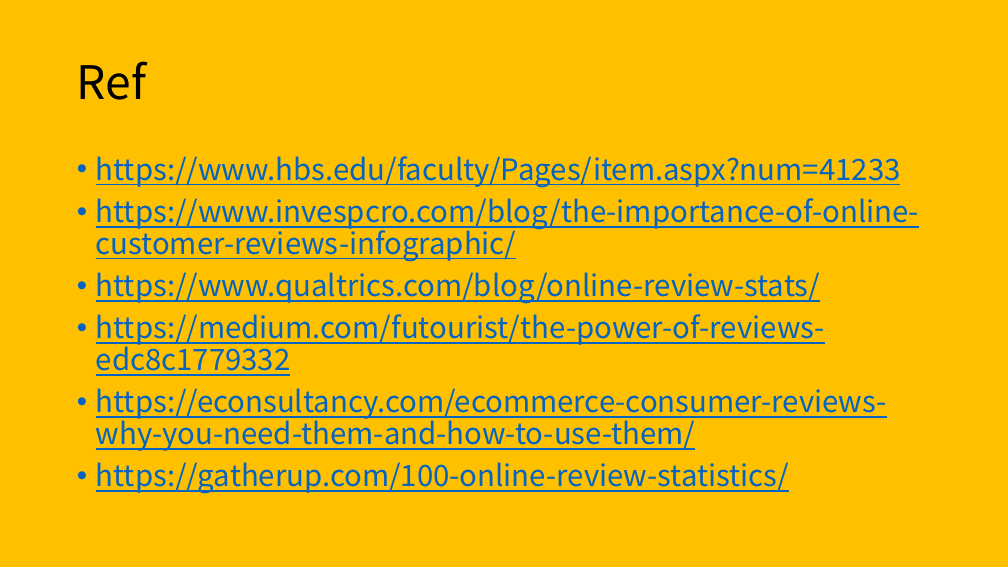
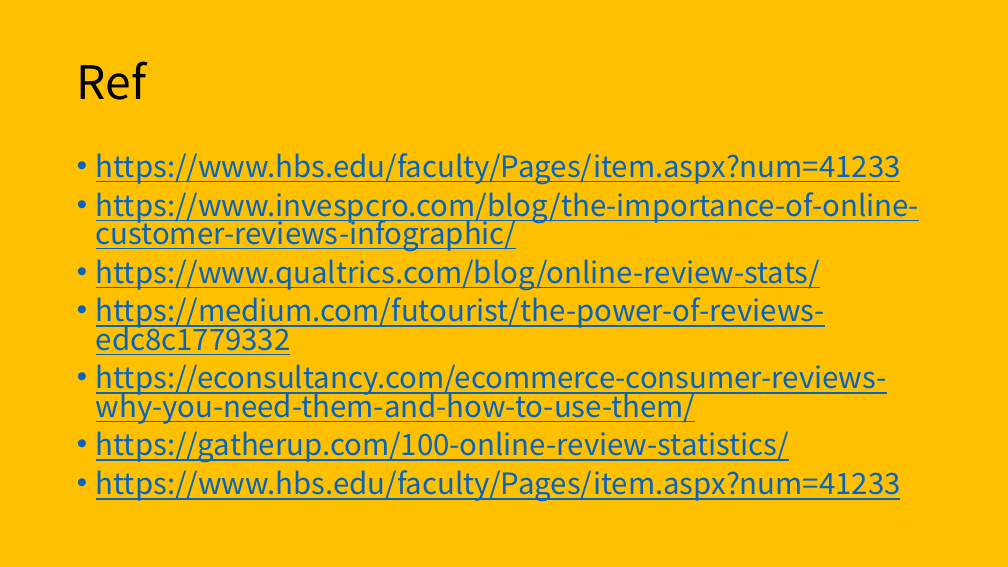
Before and after one commit to skkuse02/2019fall_42class_team4, a slide deck: slide 29 of proposal.pptx. Drawn at 1008x567 pixels with LibreOffice and Linux fonts; fonts in the diff are those of the drawing. Boxes give left, top, right and bottom in pixels: in the first picture for what was removed or moved away, otherwise in the second. Text is boxed around its words. In the diff, an @@ line names an element or a change of style, - is before the commit and + after.

Commit message:
proposal update

```diff
--- a/proposal.pptx
+++ b/proposal.pptx
@@ text at [96,153,919,463]: line spacing 0.9 to 0.8 @@
@@ text at [96,470,901,502]: paragraph added @@
+• https://www.hbs.edu/faculty/Pages/item.aspx?num=41233
```
